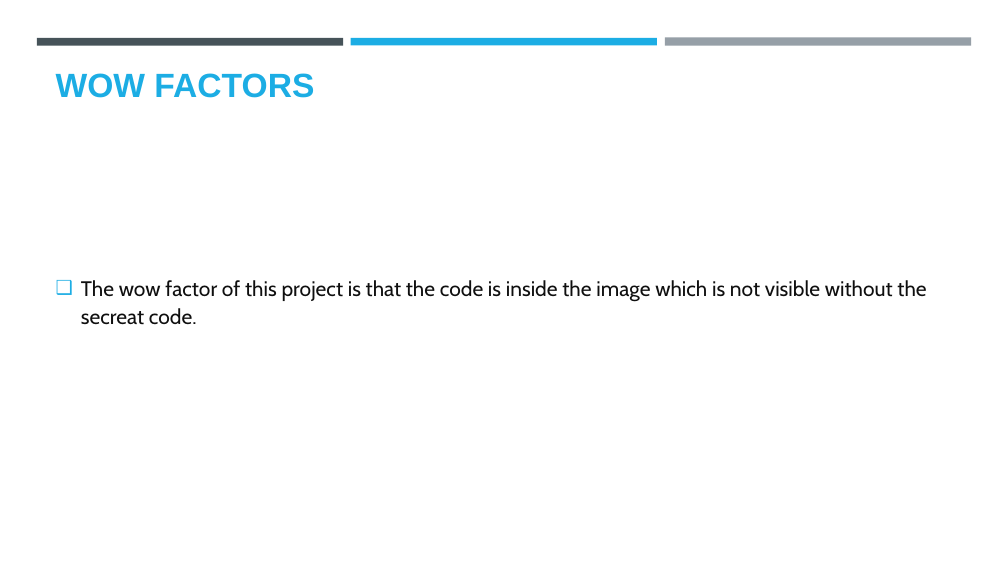
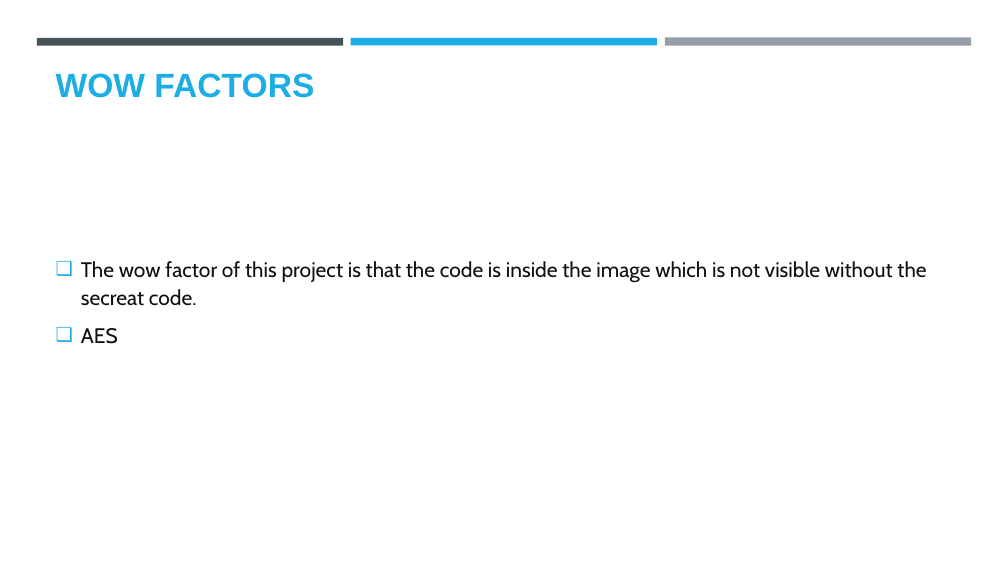
Before and after one commit to Jpoddar26/stegano_proj, a slide deck: slide 5 of AICTE PPT Template (1).pptx. Drawn at 1008x567 pixels with LibreOffice and Linux fonts; fonts in the diff are those of the drawing; background and template pictures are left out. Boxes give left, top, right and bottom in pixels: in the first picture for what was removed or moved away, otherwise in the second. Text is boxed around its words. In the diff, an @@ line names an element or a change of style, - is before the commit and + after.

```diff
--- a/AICTE PPT Template (1).pptx
+++ b/AICTE PPT Template (1).pptx
@@ text at box(81, 328, 118, 344): paragraph added @@
+❑ AES
```
Also in this commit, not shown: 2 other slides changed.
